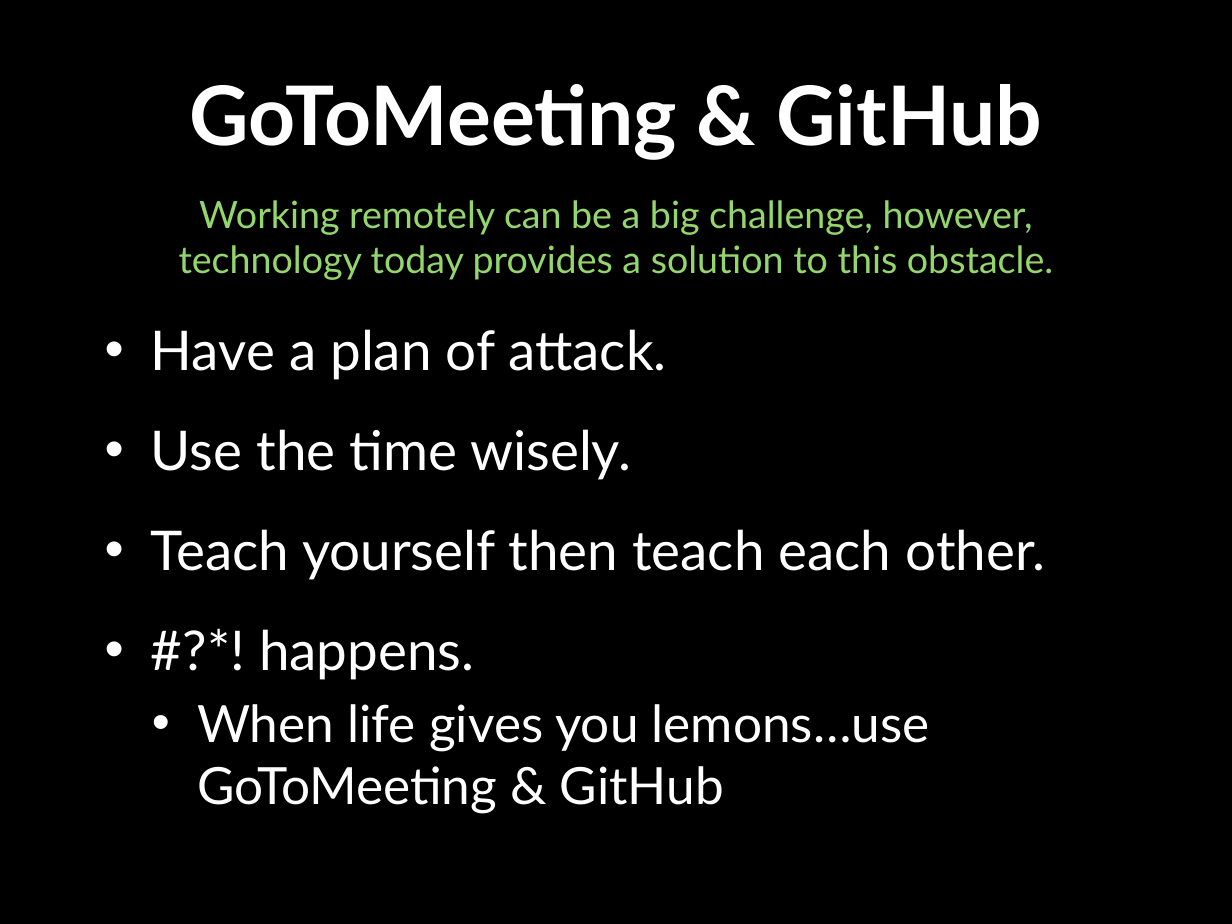
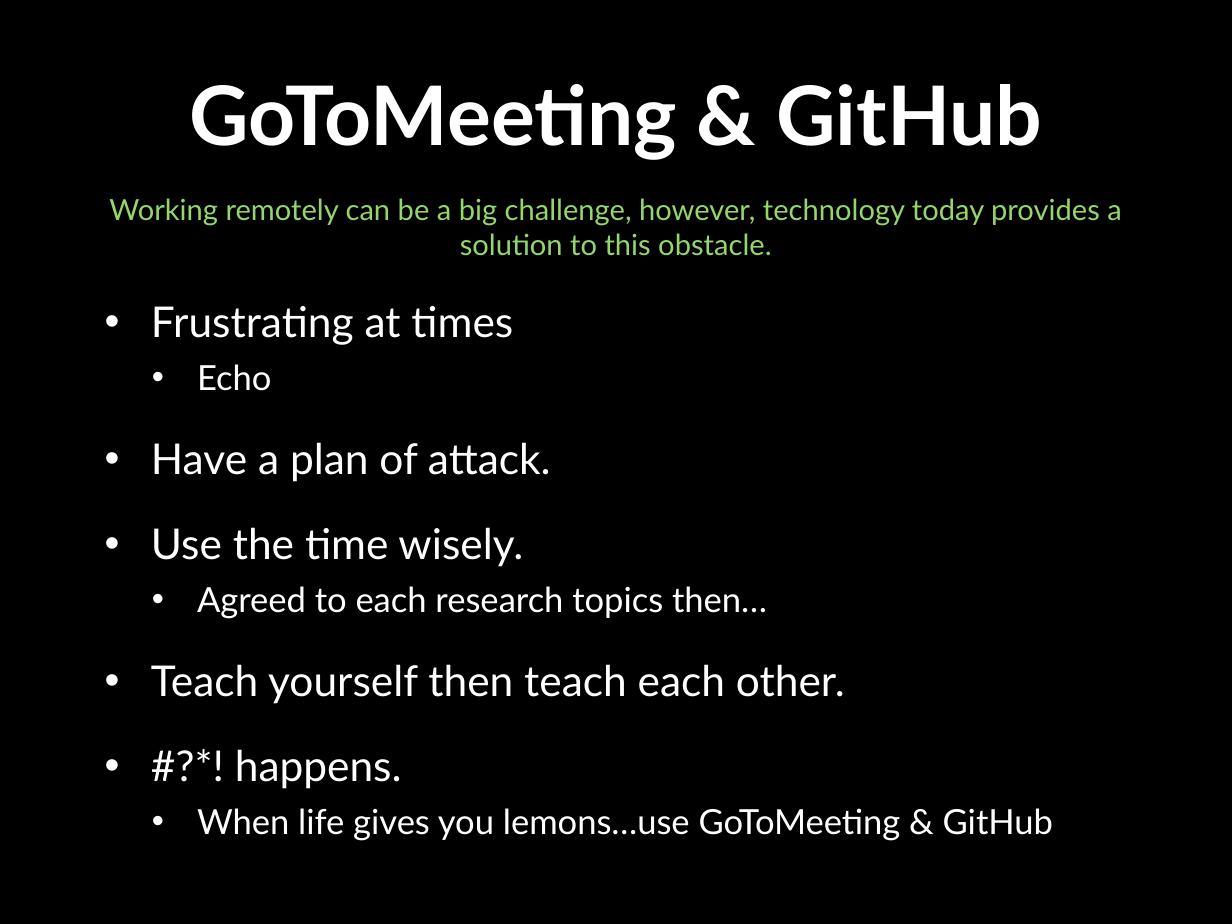
Before and after one commit to cwcraigo/TicWatch, a slide deck: slide 2 of Documents/CIT312Presentation.pptx. Drawn at 1232x924 pixels with LibreOffice and Linux fonts; fonts in the diff are those of the drawing; background and template pictures are left out. Boxes give left, top, right and bottom in pixels: in the first picture for what was removed or moved away, otherwise in the second. Text is boxed around its words. In the diff, an @@ line names an element or a change of style, - is before the commit and + after.

```diff
--- a/Documents/CIT312Presentation.pptx
+++ b/Documents/CIT312Presentation.pptx
@@ text at (109,198,1121,841): size 22 to 17.1 pt in "Working remotely can be a big challenge, ..."; size 32 to 24.8 pt in "Have a plan of attack.", "Use the time wisely.", "Teach yourself then teach each other.", "#?*! happens."; size 30 to 20.1 pt in "When life gives you lemons…use GoToMeeting & ..." @@
@@ text at (151,306,513,391): paragraphs added @@
+• Frustrating at times
+  • Echo
@@ text at (197,586,767,619): paragraph added @@
+  • Agreed to each research topics then…
```
Also in this commit, not shown: 1 other slide changed, 3 slides added.
